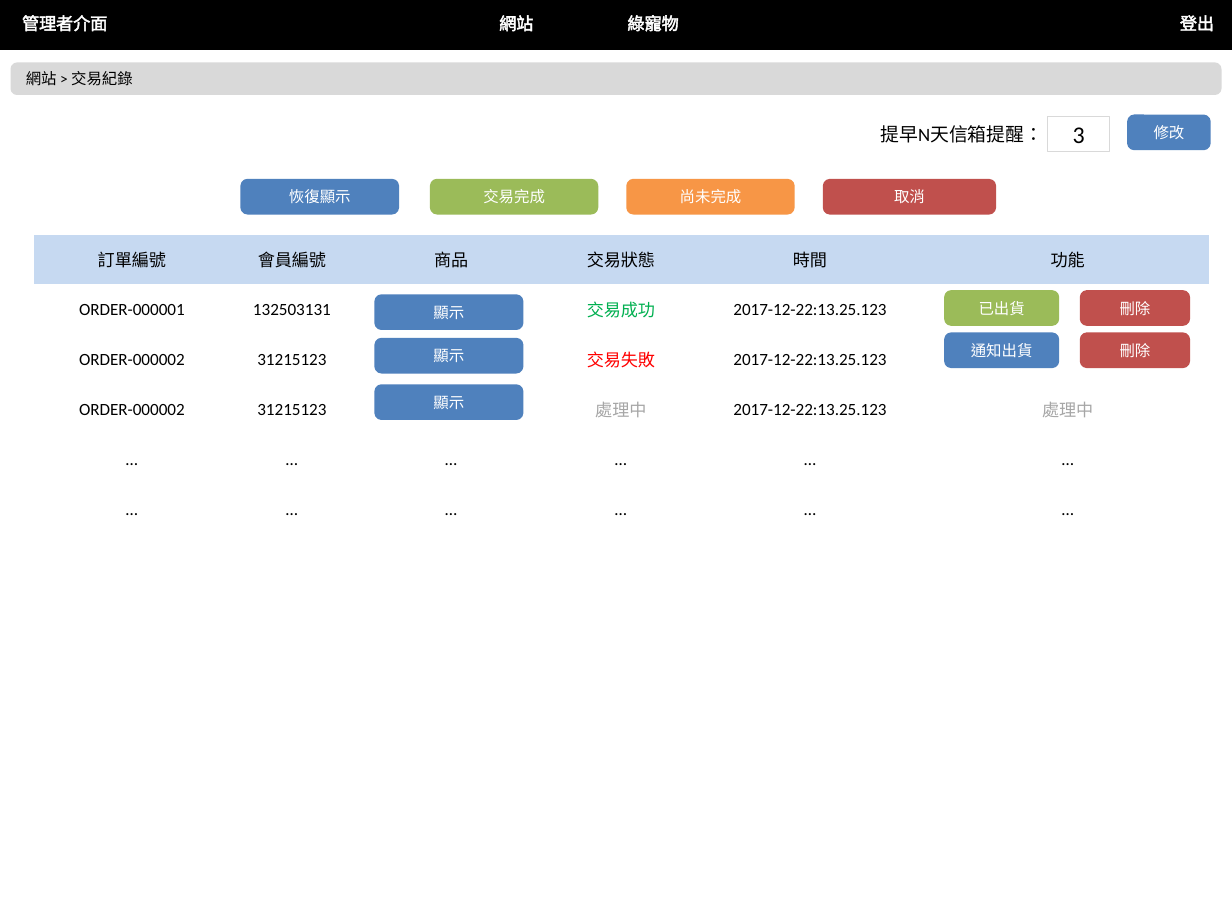
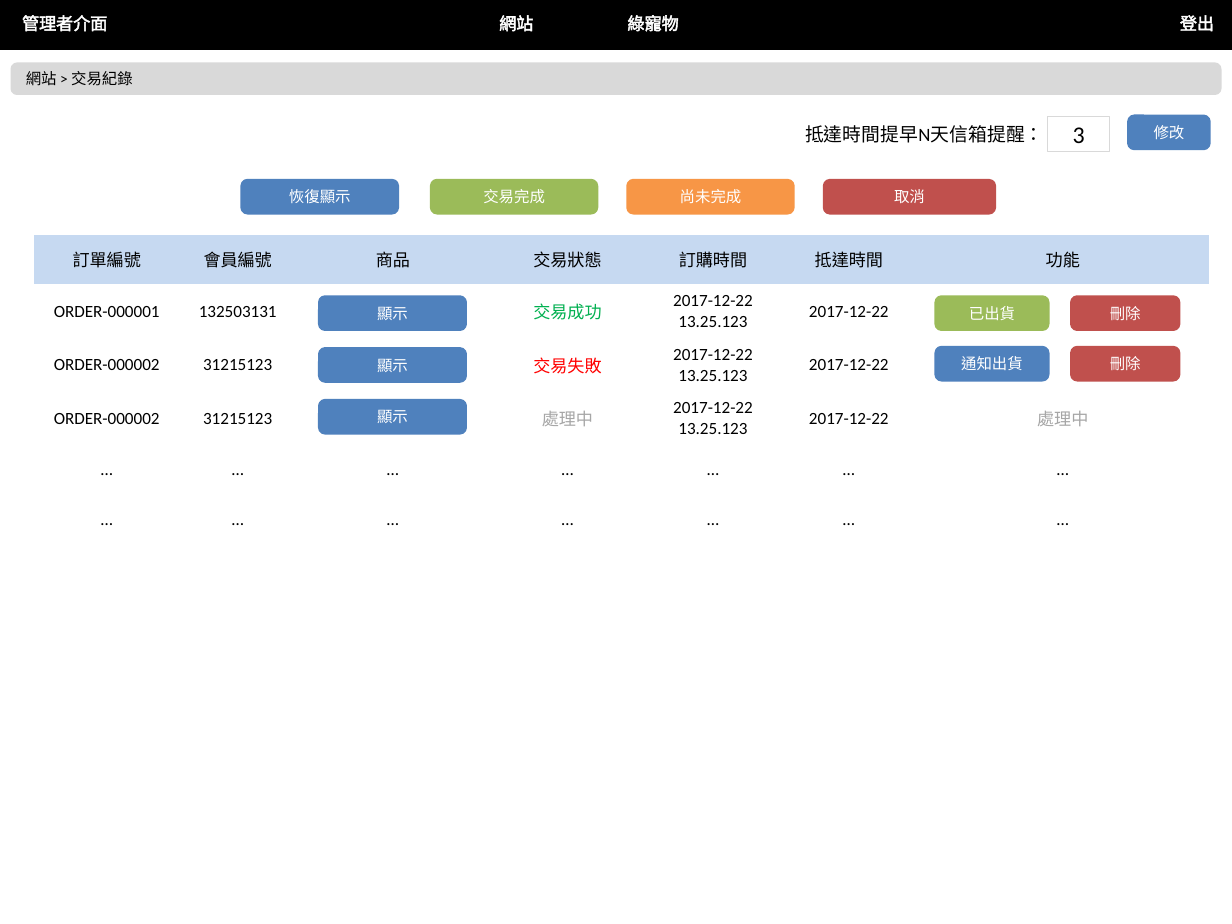
Before and after one commit to nexstar/XMind, a slide deck: slide 2 of 最終後台版型.pptx. Drawn at 1232x924 pixels with LibreOffice and Linux fonts; fonts in the diff are those of the drawing. Boxes give left, top, right and bottom in pixels: in the first picture for what was removed or moved away, otherwise in the second. Text is boxed around its words. In the diff, an @@ line names an element or a change of style, - is before the commit and + after.

```diff
--- a/最終後台版型.pptx
+++ b/最終後台版型.pptx
@@ text at [805,125,1044,143]: text changed @@
-提早N天信箱提醒：
+抵達時間提早N天信箱提醒：
@@ table at [34,234,1207,545] @@
-column 5: 時間 | 2017-12-22:13.25.123 | 2017-12-22:13.25.123 | 2017-12-22:13.25.123 | … | …
+column 5: 訂購時間 | 2017-12-22 / 13.25.123 | 2017-12-22 / 13.25.123 | 2017-12-22 / 13.25.123 | … | …
+column 6: 抵達時間 | 2017-12-22 | 2017-12-22 | 2017-12-22 | … | …
@@ rounded rectangle "顯示": place and size @@
-rounded rectangle "顯示" at [376,296,521,328]
+rounded rectangle "顯示" at [320,297,466,329]
@@ rounded rectangle "已出貨": place and size @@
-rounded rectangle "已出貨" at [946,292,1058,324]
+rounded rectangle "已出貨" at [936,297,1048,329]
@@ rounded rectangle "刪除": place and size @@
-rounded rectangle "刪除" at [1082,292,1189,324]
+rounded rectangle "刪除" at [1072,297,1179,329]
@@ rounded rectangle "顯示": place and size @@
-rounded rectangle "顯示" at [376,340,521,372]
+rounded rectangle "顯示" at [320,349,466,381]
@@ rounded rectangle "通知出貨": place and size @@
-rounded rectangle "通知出貨" at [946,334,1058,366]
+rounded rectangle "通知出貨" at [936,347,1048,379]
@@ rounded rectangle "刪除": place and size @@
-rounded rectangle "刪除" at [1082,334,1189,366]
+rounded rectangle "刪除" at [1072,347,1179,379]
@@ rounded rectangle "顯示": place and size @@
-rounded rectangle "顯示" at [376,386,521,418]
+rounded rectangle "顯示" at [320,400,466,432]
```
Also in this commit, not shown: 4 other slides changed, 4 slides added.
